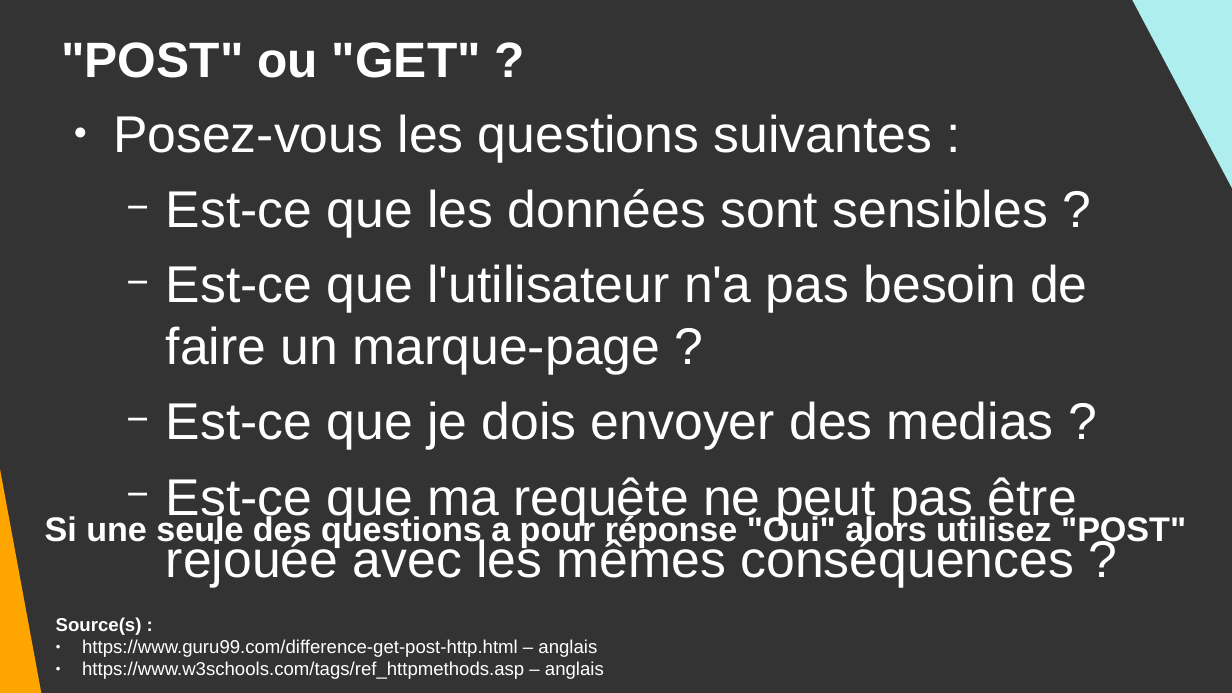
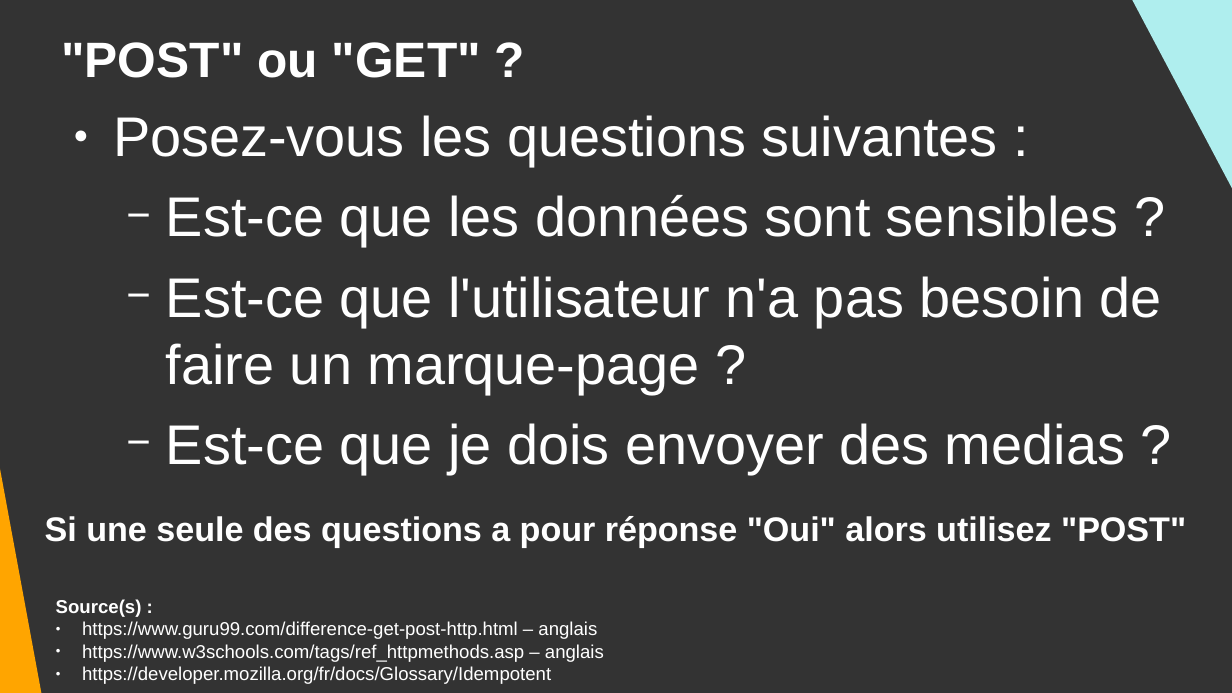
Before and after one commit to DanYellow/cours, a slide deck: slide 15 of integration-web-s1/travaux-pratiques/numero-3/presentation.odp. Drawn at 1232x693 pixels with LibreOffice and Linux fonts; fonts in the diff are those of the drawing. Boxes give left, top, right and bottom in pixels: in the first picture for what was removed or moved away, otherwise in the second. Text is boxed around its words. In the diff, an @@ line names an element or a change of style, - is before the commit and + after.

```diff
--- a/integration-web-s1/travaux-pratiques/numero-3/presentation.odp
+++ b/integration-web-s1/travaux-pratiques/numero-3/presentation.odp
@@ text "Posez-vous les questions suivantes :" at [113,115,1162,474]: size 33.3 to 36 pt @@
@@ text at [166,477,1077,587]: paragraph removed @@
-  − Est-ce que ma requête ne peut pas être rejouée avec les mêmes conséquences ?
@@ text "Source(s) :": place and size @@
-text "Source(s) :" at [56,617,604,679]
+text "Source(s) :" at [56,599,604,684]
@@ text at [82,666,551,684]: paragraph added @@
+● https://developer.mozilla.org/fr/docs/Glossary/Idempotent
```
Also in this commit, not shown: 12 other slides changed, 1 slide added, 7 other files.
